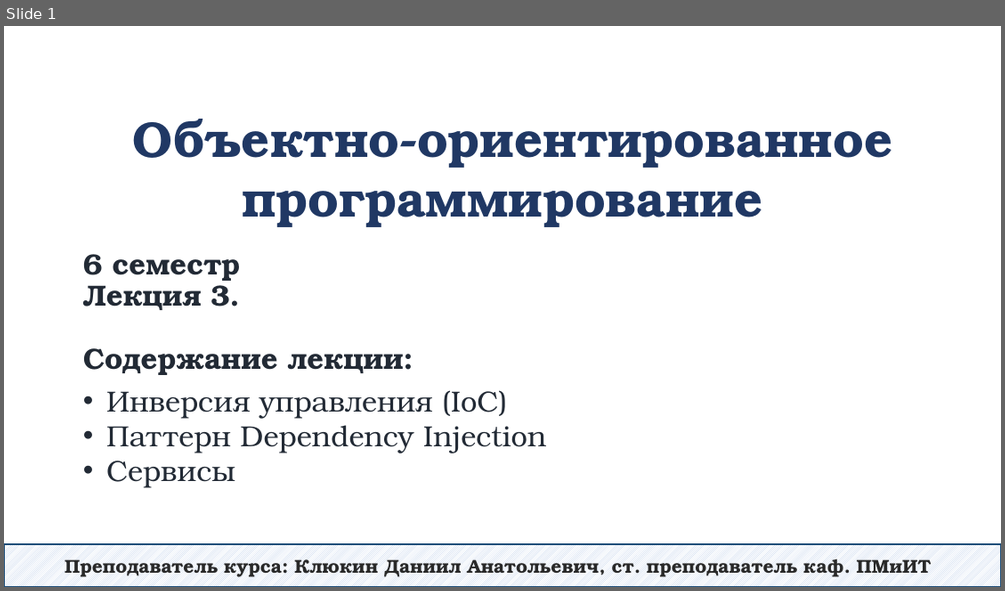
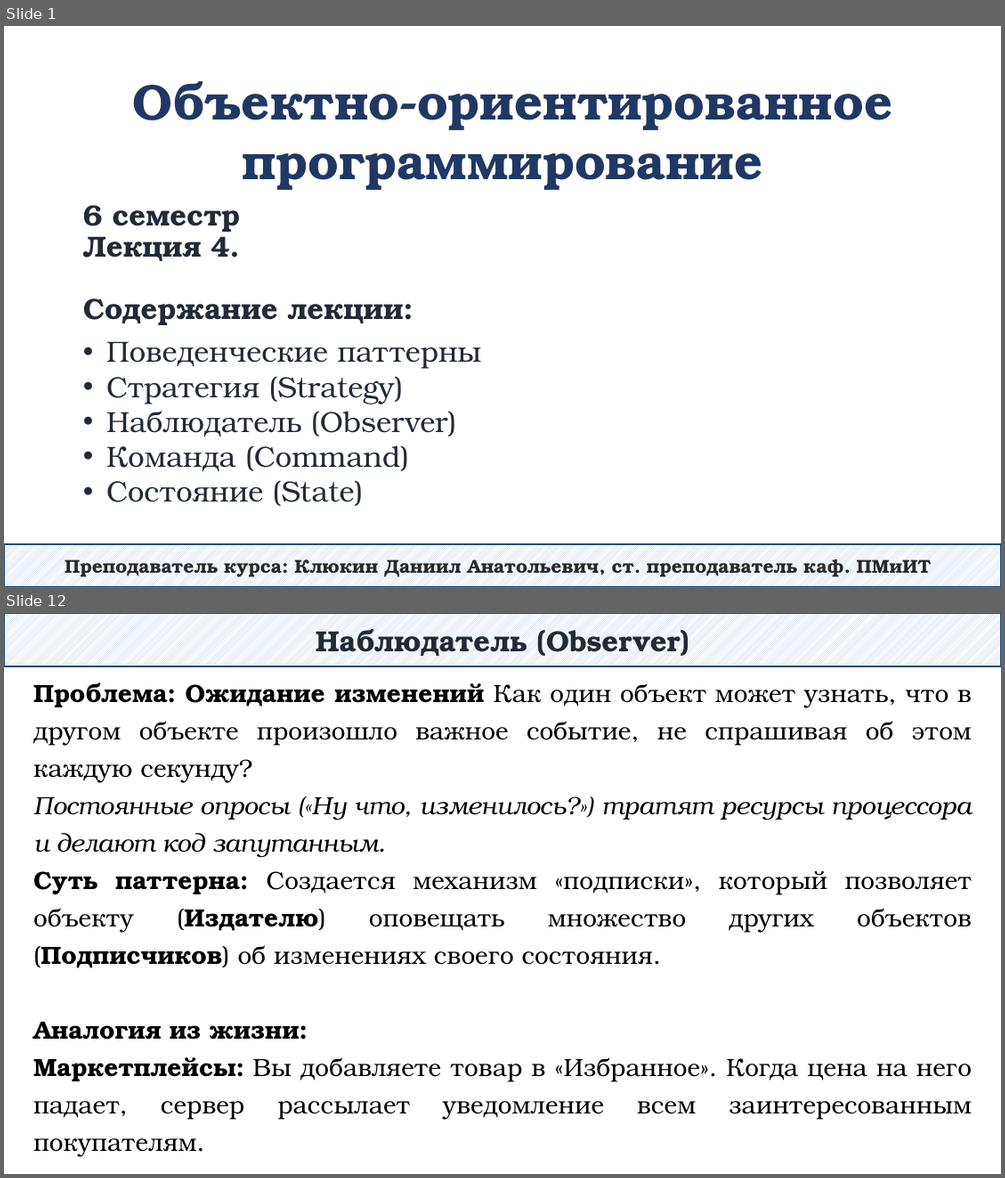
Before and after one commit to DaniilKlyukin/OOP-6, a slide deck: Лекции/ООП 2 лек 4.pptx. Shown one above the other, each under a label of ours: slide 1 before the commit, slides 1 and 12 after it; the slides between them are not shown. The pictures are 1005x591 and 1005x1178 pixels, drawn with LibreOffice and Linux fonts; fonts in the diff are those of the drawing. Boxes give left, top, right and bottom in pixels: in the first picture for what was removed or moved away, otherwise in the second. Text is boxed around its words. In the diff, an @@ line names an element or a change of style, - is before the commit and + after.

```diff
--- a/Лекции/ООП 2 лек 4.pptx
+++ b/Лекции/ООП 2 лек 4.pptx
@@ slide 12 added at (x1=4, y1=613, x2=1001, y2=1174), background #FFFFFF @@
@@ rectangle added at (x1=4, y1=613, x2=1001, y2=666), fill pattern #B4C7E7 on #FFFFFF, outline #1F4E79 1.25 pt, 28 pt, text #222A35, bold @@
+Наблюдатель (Observer)
@@ text added at (x1=33, y1=682, x2=971, y2=1157), 24 pt, text #000000 @@
+Проблема: Ожидание изменений Как один объект может узнать, что в другом объекте произошло важное событие, не спрашивая об этом каждую секунду?
+Постоянные опросы («Ну что, изменилось?») тратят ресурсы процессора и делают код запутанным.
+Суть паттерна: Создается механизм «подписки», который позволяет объекту (Издателю) оповещать множество других объектов (Подписчиков) об изменениях своего состояния.
+Аналогия из жизни:
+Маркетплейсы: Вы добавляете товар в «Избранное». Когда цена на него падает, сервер рассылает уведомление всем заинтересованным покупателям.
@@ slide 1 changed as well @@
@@ text "Объектно-ориентированное программирование" moved from (x1=133, y1=119, x2=892, y2=227) to (x1=133, y1=81, x2=892, y2=190) @@
@@ title at (x1=83, y1=205, x2=404, y2=325): text changed @@
-6 семестр
-Лекция 3.
-Содержание лекции:
+6 семестр
+Лекция 4.
+Содержание лекции:
@@ text at (x1=106, y1=341, x2=482, y2=506): text changed @@
-• Инверсия управления (IoC)
-• Паттерн Dependency Injection
-• Сервисы
+• Поведенческие паттерны
+• Стратегия (Strategy)
+• Наблюдатель (Observer)
+• Команда (Command)
+• Состояние (State)
```
Also in this commit, not shown: 31 other slides added, 34 slides removed.
